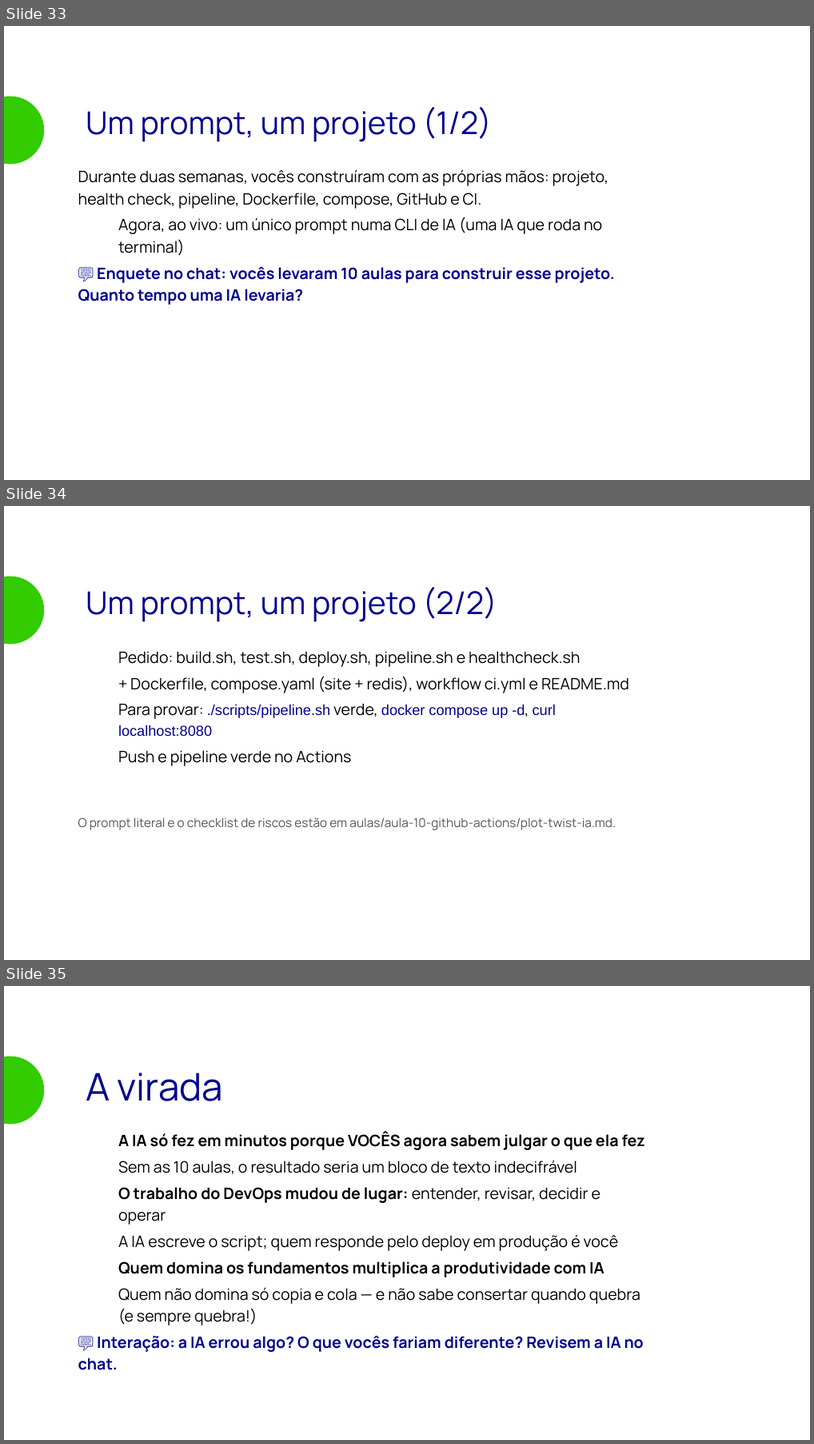
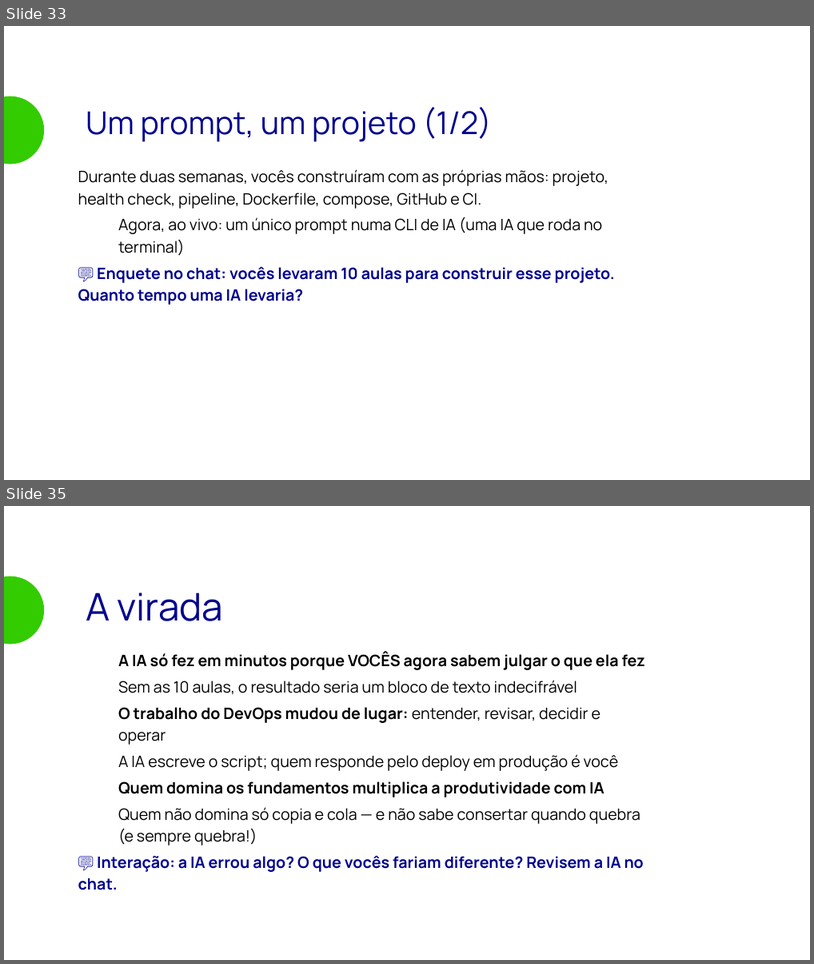
Before and after one commit to matera-vrn/bootcamp-devops-2026, a slide deck: aulas/aula-10-github-actions/slides/aula-10.odp. Shown one above the other, each under a label of ours: slides 33, 34 and 35 before the commit, slides 33 and 35 after it; the slides between them are not shown. The pictures are 814x1444 and 814x964 pixels, drawn with LibreOffice and Linux fonts; fonts in the diff are those of the drawing; background and template pictures are left out. Boxes give left, top, right and bottom in pixels: in the first picture for what was removed or moved away, otherwise in the second. Text is boxed around its words. In the diff, an @@ line names an element or a change of style, - is before the commit and + after.

```diff
--- a/aulas/aula-10-github-actions/slides/aula-10.odp
+++ b/aulas/aula-10-github-actions/slides/aula-10.odp
@@ slide 34 removed at (4, 506, 810, 960), background picture (left out) @@
@@ ellipse removed at (4, 576, 44, 644) @@
@@ text removed at (86, 587, 498, 622) @@
-Um prompt, um projeto (2/2)
@@ text removed at (118, 651, 630, 766) @@
-● Pedido: build.sh, test.sh, deploy.sh, pipeline.sh e healthcheck.sh
-● + Dockerfile, compose.yaml (site + redis), workflow ci.yml e README.md
-● Para provar: ./scripts/pipeline.sh verde, docker compose up -d, curl localhost:8080
-● Push e pipeline verde no Actions
@@ text removed at (78, 817, 616, 830) @@
-O prompt literal e o checklist de riscos estão em aulas/aula-10-github-actions/plot-twist-ia.md.
```
Also in this commit, not shown: 1 slide added, 3 other files.
